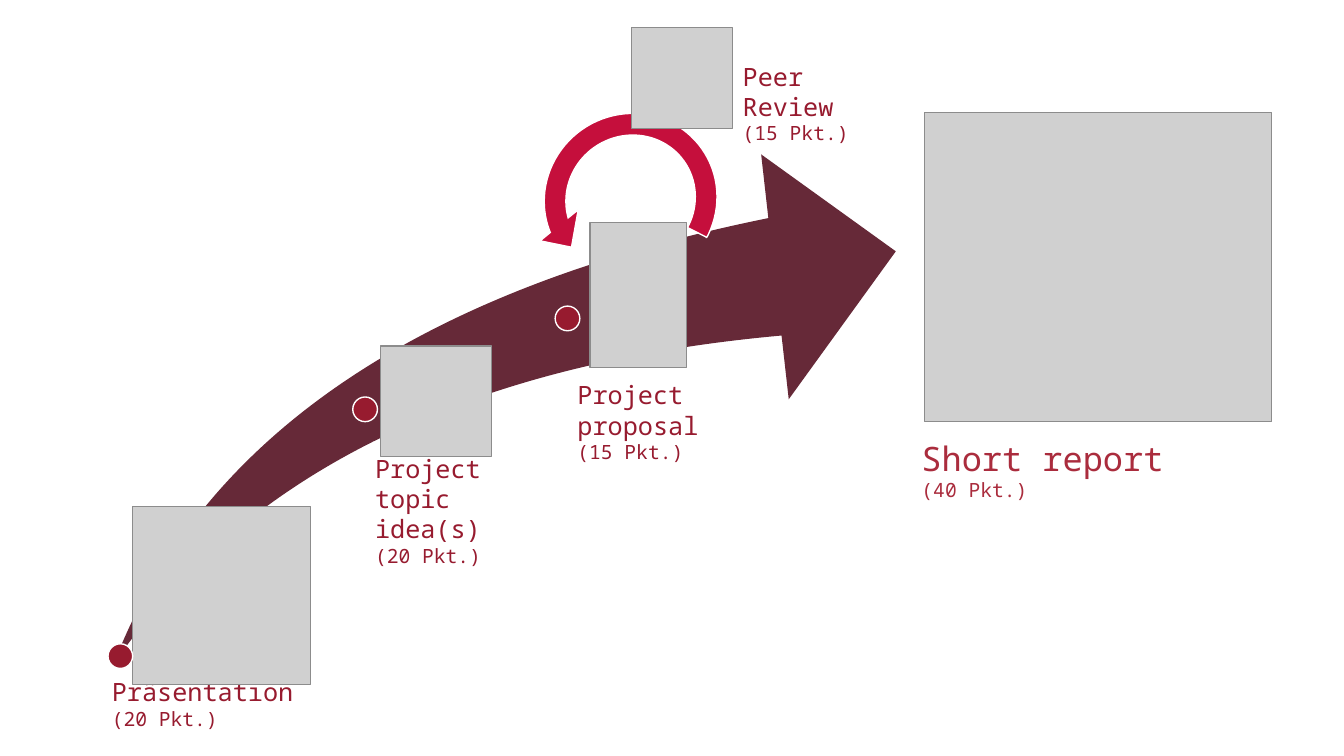
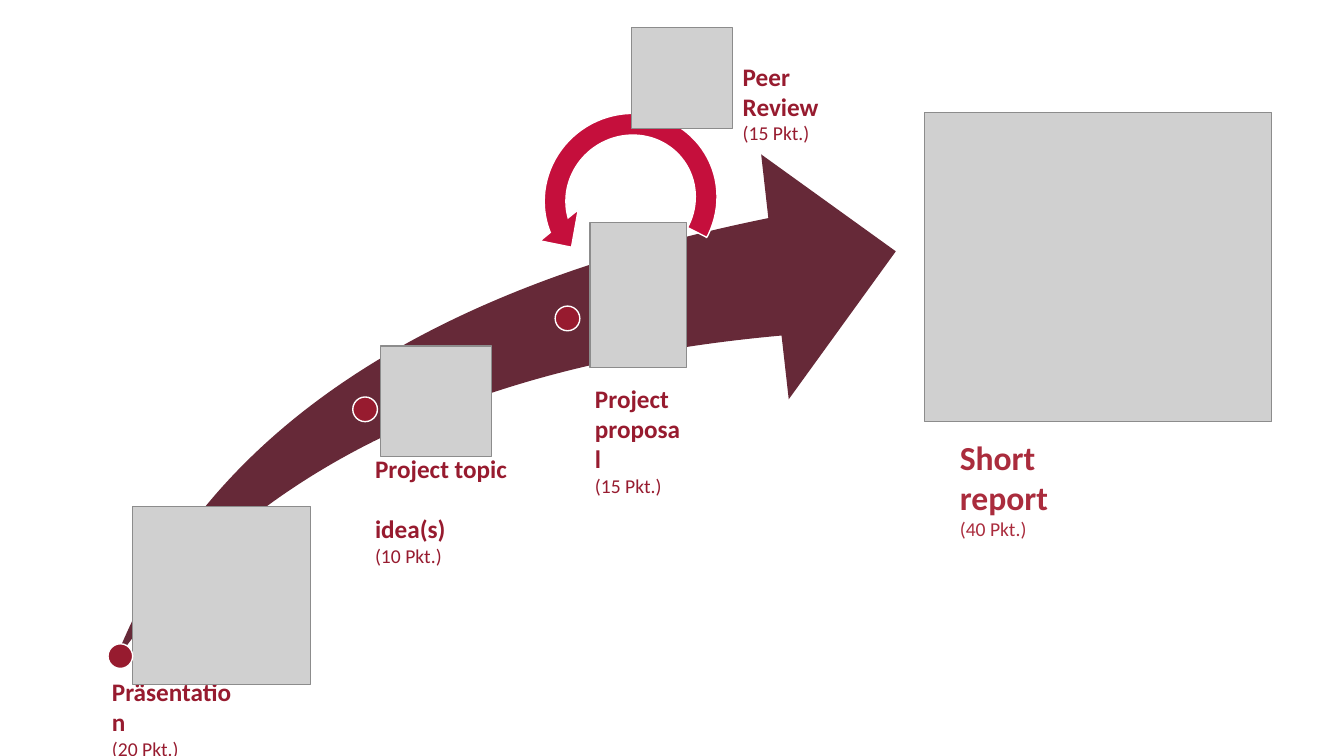
Before and after one commit to faucommsci/dbd_2023, a slide deck: slide 1 of slides/img/session-01/graphics_16_9.pptx. Drawn at 1344x756 pixels with LibreOffice and Linux fonts; fonts in the diff are those of the drawing; grey boxes stand for pictures. Boxes give left, top, right and bottom in pixels: in the first picture for what was removed or moved away, otherwise in the second. Text is boxed around its words. In the diff, an @@ line names an element or a change of style, - is before the commit and + after.

```diff
--- a/slides/img/session-01/graphics_16_9.pptx
+++ b/slides/img/session-01/graphics_16_9.pptx
@@ text at box(743, 69, 819, 143): text changed; font Noto Sans Mono to Calibri; bold on @@
-Peer
-Review
-(15 Pkt.)
+Peer Review
+(15 Pkt.)
@@ text "Project": place and size @@
-text "Project" at box(577, 385, 698, 462)
+text "Project" at box(595, 390, 669, 496)
@@ text "Project" at box(595, 390, 669, 496): font Noto Sans Mono to Calibri; bold on in "Project", "proposal" @@
@@ text "Short report": place and size @@
-text "Short report" at box(921, 445, 1163, 500)
+text "Short report" at box(960, 446, 1048, 539)
@@ text "Short report" at box(960, 446, 1048, 539): font Noto Sans Mono to Calibri; bold on in "Short report" @@
@@ text at box(375, 460, 507, 566): text changed; font Noto Sans Mono to Calibri; bold on @@
-Project
-topic
-idea(s)
-(20 Pkt.)
+Project topic
+idea(s)
+(10 Pkt.)
@@ text "Präsentation (20 Pkt.)" at box(405, 549, 441, 566): font Noto Sans Mono to Calibri; bold on in "Präsentation" @@
```
Also in this commit, not shown: 3 slides added, 1 slide removed, 51 other files.
